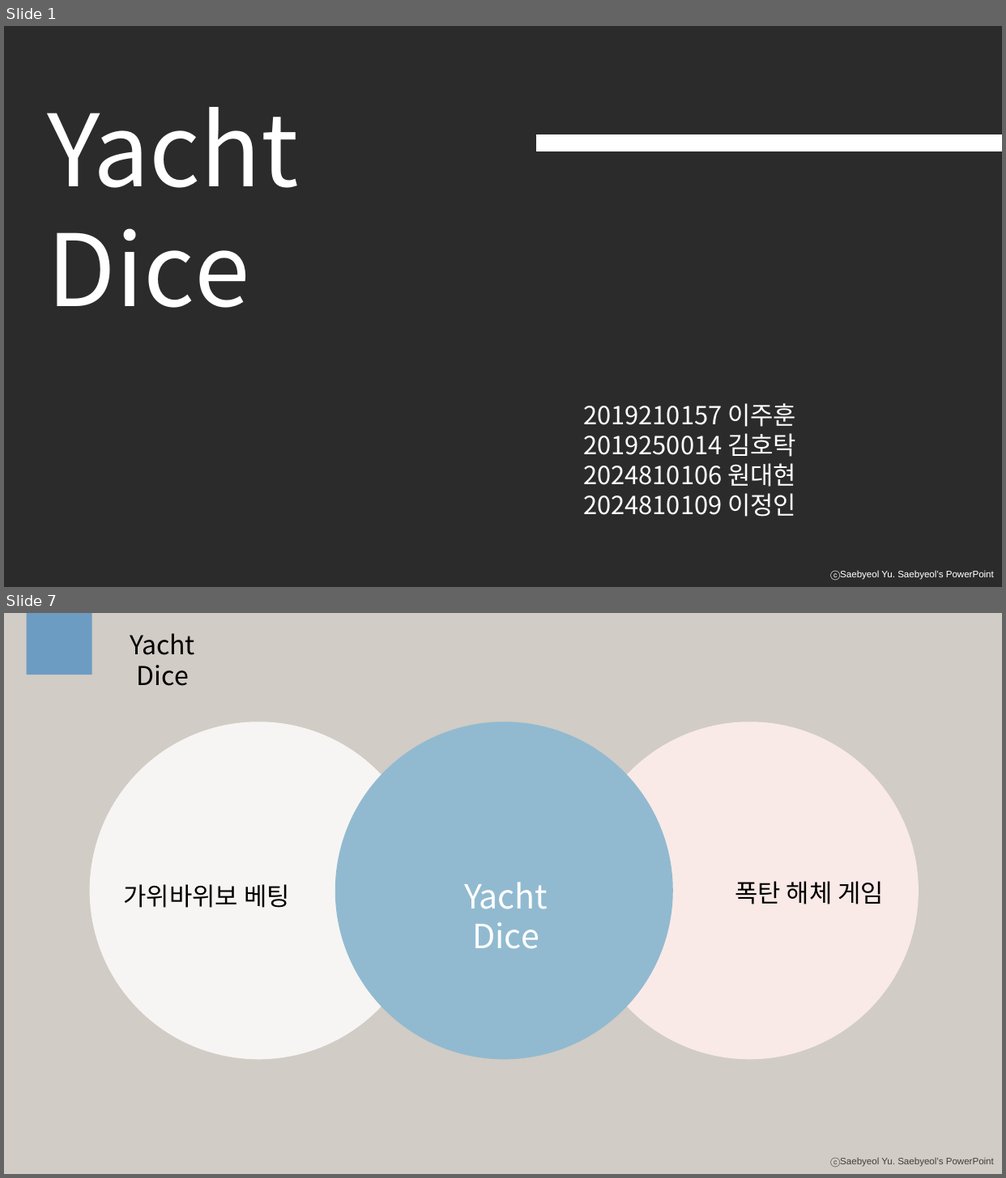
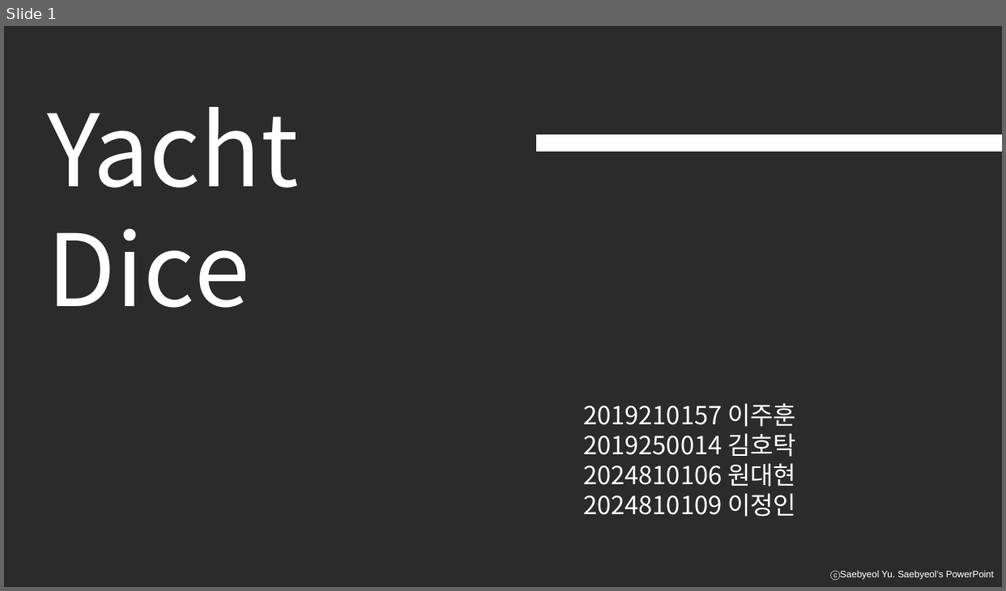
Before and after one commit to meohyun1/IoT_Proj, a slide deck: doc/IoT_1차발표.pptx. Shown one above the other, each under a label of ours: slides 1 and 7 before the commit, slide 1 after it; the slides between them are not shown. The pictures are 1006x1178 and 1006x591 pixels, drawn with LibreOffice and Linux fonts; fonts in the diff are those of the drawing; background and template pictures are left out; a plain dark background stands for a picture behind light text. Boxes give left, top, right and bottom in pixels: in the first picture for what was removed or moved away, otherwise in the second. Text is boxed around its words. In the diff, an @@ line names an element or a change of style, - is before the commit and + after.

```diff
--- a/doc/IoT_1차발표.pptx
+++ b/doc/IoT_1차발표.pptx
@@ slide 7 removed at box(4, 613, 1002, 1174), background #D1CCC5; not listed: 1 template element that a slide beside it also shows @@
@@ rectangle removed at box(27, 613, 92, 675) @@
@@ text removed at box(130, 633, 195, 686) @@
-Yacht Dice
@@ ellipse removed at box(89, 722, 427, 1059) @@
@@ ellipse removed at box(335, 722, 672, 1059) @@
@@ ellipse removed at box(581, 722, 918, 1059) @@
@@ text removed at box(124, 884, 290, 908) @@
-가위바위보 베팅
@@ text removed at box(464, 882, 548, 949) @@
-Yacht Dice
@@ text removed at box(735, 881, 884, 905) @@
-폭탄 해체 게임
```
Also in this commit, not shown: 3 slides changed, 1 slide added, 5 other slides removed, 3 other files.
